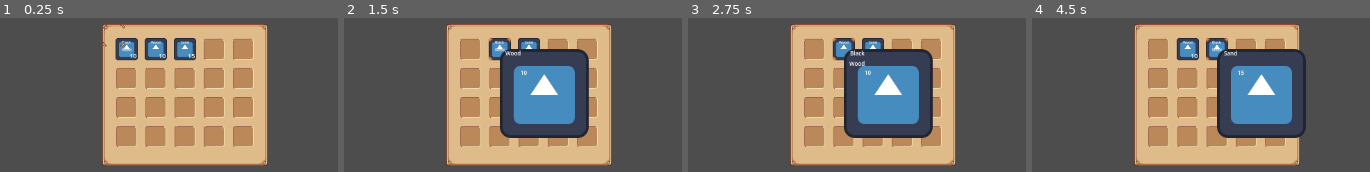
Above: before the commit, frames 1-4 (left to right).
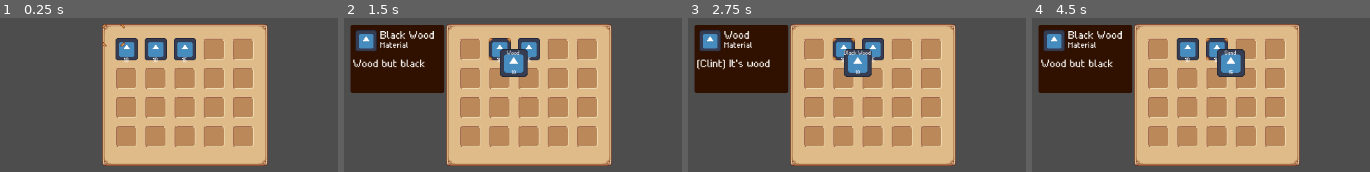
Above: after the commit, the same moments.

Repository: Sky84/merchantsofdajanla
Game: Godot game, scene res://Root.tscn
Two runs of this game, one before a commit and one after it. Both use one fixed random seed, a clock stepped at 60 frames per second and the inputs below. The engine's default icon, where the game draws it, is replaced by a stand-in: a white triangle on a blue panel in a dark square.
Inputs (mouse positions are in pixels of both pictures, inside the frame that each line leads up to):
- Up to frame 1 (0.25 s): no input
- Up to frame 2 (1.5 s): click (469, 48) at 0.5 s; click (499, 48) at 1.27 s
- Up to frame 3 (2.75 s): click (843, 48) at 2 s, where only the run before the commit has a clickable "Black Wood"
- Up to frame 4 (4.5 s): click (1187, 48) at 2.75 s, where only the run before the commit has a clickable "Wood"; click (1187, 48) at 3.5 s, where only the run after the commit has a clickable "10"; click (1217, 48) at 4.27 s

The runs differ from the first frame. In frame 1, 0.4% of the frame differs, in the area x 36-58%, y 14-30%; in frame 2, 27%; in frame 3, 27%, in the area x 1-73%, y 4-78%; in frame 4, 26%.

Commit message:
feat info panel on hover

Diff:
--- /dev/null
+++ b/Container/InfoPanelController.gd
@@ -0,0 +1,19 @@
+extends Panel
+
+@onready var name_label = $NameLabel
+@onready var type_label = $TypeLabel
+@onready var description_label = $DescriptionLabel
+@onready var icon = $Icon
+
+# Called when the node enters the scene tree for the first time.
+func _ready():
+	hide()
+	InventoryEvents.show_info_item.connect(open);
+
+func open(item: Dictionary):
+	if(!visible):
+		show();
+	name_label.text = item.name;
+	type_label.text = item.type;
+	description_label.text = item.description;
+	icon.texture = load(item.icon_path);
--- a/Container/ItemButton.gd
+++ b/Container/ItemButton.gd
@@ -1,8 +1,12 @@
 extends Button
 
-@onready var _label_name = $Name;
 @onready var _label_amount = $Amount;
 
+var _item: Dictionary;
+
 func init_item(item_data: Dictionary):
-	_label_name.text = item_data.name;
 	_label_amount.text = str(item_data.amount);
+	_item = item_data;
+
+func _on_mouse_entered():
+	InventoryEvents.show_info_item.emit(_item);
--- a/Container/ItemButton.tscn
+++ b/Container/ItemButton.tscn
@@ -1,10 +1,8 @@
 [gd_scene load_steps=4 format=3 uid="uid://b11y7fsa5p2v7"]
 
 [ext_resource type="Texture2D" uid="uid://pvm21erntbth" path="res://icon.svg" id="1_6cv8u"]
+[ext_resource type="Theme" uid="uid://bi8ntv83c31wj" path="res://Theme.tres" id="1_31o8c"]
 [ext_resource type="Script" path="res://Container/ItemButton.gd" id="2"]
-
-[sub_resource type="LabelSettings" id="LabelSettings_eybmn"]
-font_size = 5
 
 [node name="ItemButton" type="Button"]
 anchors_preset = 15
@@ -16,6 +14,7 @@
 size_flags_vertical = 4
 focus_mode = 0
 mouse_filter = 1
+theme = ExtResource("1_31o8c")
 flat = true
 script = ExtResource("2")
 
@@ -31,35 +30,23 @@
 expand_mode = 1
 stretch_mode = 5
 
-[node name="Name" type="Label" parent="."]
-layout_mode = 1
-anchors_preset = 15
-anchor_right = 1.0
-anchor_bottom = 1.0
-offset_left = 2.0
-offset_top = 2.0
-offset_right = -2.0
-offset_bottom = -2.0
-grow_horizontal = 2
-grow_vertical = 2
-label_settings = SubResource("LabelSettings_eybmn")
-horizontal_alignment = 1
-autowrap_mode = 3
-text_overrun_behavior = 4
-
 [node name="Amount" type="Label" parent="."]
 z_index = 1
 layout_mode = 1
-anchors_preset = 3
-anchor_left = 1.0
+anchors_preset = 7
+anchor_left = 0.5
 anchor_top = 1.0
-anchor_right = 1.0
+anchor_right = 0.5
 anchor_bottom = 1.0
-offset_left = -13.0
-offset_top = -16.0
-offset_right = -1.0
-grow_horizontal = 0
+offset_left = -6.0
+offset_top = -8.0
+offset_right = 6.0
+offset_bottom = 8.0
+grow_horizontal = 2
 grow_vertical = 0
 theme_override_font_sizes/font_size = 9
-horizontal_alignment = 2
-vertical_alignment = 2
+text = "99"
+horizontal_alignment = 1
+vertical_alignment = 1
+
+[connection signal="mouse_entered" from="." to="." method="_on_mouse_entered"]
--- a/Data/Items.json
+++ b/Data/Items.json
@@ -1,15 +1,20 @@
 {
     "wood": {
         "name": "Wood",
+        "type": "Material",
+        "description": "(Clint) It's wood",
         "icon_path": "res://icon.svg",
         "base_price": 10
     },
     "black_wood": {
         "name": "Black Wood",
+        "description": "Wood but black",
         "prototype": "wood"
     },
     "sand": {
         "name": "Sand",
+        "type": "Material",
+        "description": "A bunch of sand",
         "icon_path": "res://icon.svg"
     }
 }
--- a/InventoryEvents.gd
+++ b/InventoryEvents.gd
@@ -11,3 +11,5 @@
 signal visibility_current_item(value:bool);
 
 signal reset_current_item;
+
+signal show_info_item(item);
--- /dev/null
+++ b/PlayerMouseAction/player_mouse_action.tscn
@@ -0,0 +1,60 @@
+[gd_scene load_steps=6 format=3 uid="uid://dqrhq147safqm"]
+
+[ext_resource type="Theme" uid="uid://bi8ntv83c31wj" path="res://Theme.tres" id="1_0yk7w"]
+[ext_resource type="Script" path="res://PlayerMouseAction/PlayerMouseAction.gd" id="2_2hjgi"]
+[ext_resource type="Texture2D" uid="uid://pvm21erntbth" path="res://icon.svg" id="3_st76s"]
+
+[sub_resource type="LabelSettings" id="LabelSettings_myw4y"]
+font_size = 8
+
+[sub_resource type="LabelSettings" id="LabelSettings_ml5m8"]
+font_size = 8
+
+[node name="PlayerMouseAction" type="Control"]
+z_index = 2
+layout_mode = 3
+anchors_preset = 0
+offset_right = 40.0
+offset_bottom = 40.0
+mouse_filter = 2
+theme = ExtResource("1_0yk7w")
+script = ExtResource("2_2hjgi")
+
+[node name="TextureIcon" type="TextureRect" parent="."]
+layout_mode = 0
+offset_right = 40.0
+offset_bottom = 40.0
+mouse_filter = 2
+texture = ExtResource("3_st76s")
+expand_mode = 1
+stretch_mode = 5
+
+[node name="LabelName" type="Label" parent="."]
+layout_mode = 1
+anchors_preset = 15
+anchor_right = 1.0
+anchor_bottom = 1.0
+grow_horizontal = 2
+grow_vertical = 2
+text = "qsdqsd qsdqsdqsd"
+label_settings = SubResource("LabelSettings_myw4y")
+horizontal_alignment = 1
+autowrap_mode = 3
+text_overrun_behavior = 3
+
+[node name="LabelAmount" type="Label" parent="."]
+layout_mode = 1
+anchors_preset = 7
+anchor_left = 0.5
+anchor_top = 1.0
+anchor_right = 0.5
+anchor_bottom = 1.0
+offset_left = -18.0
+offset_top = -13.0
+offset_right = 19.0
+grow_horizontal = 2
+grow_vertical = 0
+text = "99"
+label_settings = SubResource("LabelSettings_ml5m8")
+horizontal_alignment = 1
+vertical_alignment = 1
--- a/Root.tscn
+++ b/Root.tscn
@@ -1,24 +1,20 @@
-[gd_scene load_steps=18 format=3 uid="uid://bv0f05ma23njp"]
+[gd_scene load_steps=19 format=3 uid="uid://tl1hl306u3ao"]
 
 [ext_resource type="Script" path="res://Container/InventoryView.gd" id="1_rqpfe"]
 [ext_resource type="PackedScene" uid="uid://b11y7fsa5p2v7" path="res://Container/ItemButton.tscn" id="2_1jyiy"]
 [ext_resource type="Script" path="res://HUDController.gd" id="2_f2rh2"]
+[ext_resource type="Theme" uid="uid://bi8ntv83c31wj" path="res://Theme.tres" id="3_bkpua"]
 [ext_resource type="PackedScene" uid="uid://b7msndjt5poq4" path="res://Container/SlotItemButton.tscn" id="3_fvd0d"]
 [ext_resource type="Script" path="res://Container/Container.gd" id="4_nvdet"]
 [ext_resource type="Texture2D" uid="uid://cd86hslikfwrg" path="res://Container/background_Inventory.png" id="5_xgam2"]
-[ext_resource type="Script" path="res://PlayerMouseAction.gd" id="5_y8xwh"]
-[ext_resource type="Texture2D" uid="uid://bh55kdohnkvd3" path="res://Container/SlotItemButton.png" id="6_txoik"]
 [ext_resource type="Texture2D" uid="uid://b3xovictnxfkq" path="res://Container/overboxinventaire.png" id="7_2iuyc"]
 [ext_resource type="Texture2D" uid="uid://depuvlnbptfgp" path="res://Dialog/infobox.png" id="8_o04mf"]
+[ext_resource type="PackedScene" uid="uid://dqrhq147safqm" path="res://PlayerMouseAction/player_mouse_action.tscn" id="9_4eyub"]
 [ext_resource type="Script" path="res://Dialog/ConfirmDialog.gd" id="9_w5px2"]
 [ext_resource type="Texture2D" uid="uid://c5lq1q4j53o5w" path="res://Dialog/buttoninfoOK.png" id="11_u6uvj"]
 [ext_resource type="Texture2D" uid="uid://2qdgjgc5uvi3" path="res://Dialog/buttoninfoNO.png" id="12_cgxjl"]
-
-[sub_resource type="LabelSettings" id="LabelSettings_myw4y"]
-font_size = 8
-
-[sub_resource type="LabelSettings" id="LabelSettings_ml5m8"]
-font_size = 8
+[ext_resource type="Texture2D" uid="uid://pvm21erntbth" path="res://icon.svg" id="14_c0as5"]
+[ext_resource type="Script" path="res://Container/InfoPanelController.gd" id="15_b1fgb"]
 
 [sub_resource type="Gradient" id="Gradient_m7jcj"]
 offsets = PackedFloat32Array(0, 0.0187668)
@@ -26,6 +22,13 @@
 
 [sub_resource type="GradientTexture1D" id="GradientTexture1D_4qsxi"]
 gradient = SubResource("Gradient_m7jcj")
+
+[sub_resource type="StyleBoxFlat" id="StyleBoxFlat_ggd2w"]
+bg_color = Color(0.188235, 0.0666667, 0, 1)
+corner_radius_top_left = 3
+corner_radius_top_right = 3
+corner_radius_bottom_right = 3
+corner_radius_bottom_left = 3
 
 [node name="Node2D" type="Node2D"]
 
@@ -53,6 +56,7 @@
 grow_vertical = 2
 size_flags_horizontal = 4
 size_flags_vertical = 4
+theme = ExtResource("3_bkpua")
 script = ExtResource("1_rqpfe")
 container_id = "player_inventory"
 _item_button_scene = ExtResource("2_1jyiy")
@@ -102,50 +106,7 @@
 theme_override_constants/v_separation = 10
 columns = 5
 
-[node name="PlayerMouseAction" type="Control" parent="CanvasLayer"]
-z_index = 2
-layout_mode = 3
-anchors_preset = 0
-offset_right = 40.0
-offset_bottom = 40.0
-mouse_filter = 2
-script = ExtResource("5_y8xwh")
-
-[node name="TextureIcon" type="TextureRect" parent="CanvasLayer/PlayerMouseAction"]
-layout_mode = 0
-offset_right = 40.0
-offset_bottom = 40.0
-mouse_filter = 2
-texture = ExtResource("6_txoik")
-
-[node name="LabelName" type="Label" parent="CanvasLayer/PlayerMouseAction"]
-layout_mode = 1
-anchors_preset = 15
-anchor_right = 1.0
-anchor_bottom = 1.0
-grow_horizontal = 2
-grow_vertical = 2
-text = "qsdqsd qsdqsdqsd"
-label_settings = SubResource("LabelSettings_myw4y")
-horizontal_alignment = 1
-autowrap_mode = 3
-text_overrun_behavior = 3
-
-[node name="LabelAmount" type="Label" parent="CanvasLayer/PlayerMouseAction"]
-layout_mode = 1
-anchors_preset = 3
-anchor_left = 1.0
-anchor_top = 1.0
-anchor_right = 1.0
-anchor_bottom = 1.0
-offset_left = -37.0
-offset_top = -24.0
-grow_horizontal = 0
-grow_vertical = 0
-text = "99"
-label_settings = SubResource("LabelSettings_ml5m8")
-horizontal_alignment = 2
-vertical_alignment = 2
+[node name="PlayerMouseAction" parent="CanvasLayer" instance=ExtResource("9_4eyub")]
 
 [node name="ConfirmDialog" type="Panel" parent="CanvasLayer"]
 visible = false
@@ -160,6 +121,7 @@
 grow_horizontal = 2
 grow_vertical = 2
 mouse_filter = 1
+theme = ExtResource("3_bkpua")
 script = ExtResource("9_w5px2")
 metadata/_edit_use_anchors_ = true
 
@@ -242,4 +204,68 @@
 texture_normal = ExtResource("12_cgxjl")
 stretch_mode = 5
 
+[node name="InfoPanel" type="Panel" parent="CanvasLayer"]
+anchors_preset = 8
+anchor_left = 0.5
+anchor_top = 0.5
+anchor_right = 0.5
+anchor_bottom = 0.5
+offset_left = -257.0
+offset_top = -101.0
+offset_right = -122.0
+offset_bottom = -3.0
+grow_horizontal = 2
+grow_vertical = 2
+theme = ExtResource("3_bkpua")
+theme_override_styles/panel = SubResource("StyleBoxFlat_ggd2w")
+script = ExtResource("15_b1fgb")
+
+[node name="NameLabel" type="RichTextLabel" parent="CanvasLayer/InfoPanel"]
+layout_mode = 1
+anchors_preset = -1
+anchor_left = 0.318519
+anchor_top = 0.0408163
+anchor_right = 1.00741
+anchor_bottom = 0.27551
+grow_horizontal = 0
+text = "Carotte"
+fit_content_height = true
+metadata/_edit_use_anchors_ = true
+
+[node name="TypeLabel" type="RichTextLabel" parent="CanvasLayer/InfoPanel"]
+layout_mode = 1
+anchors_preset = 15
+anchor_right = 1.0
+anchor_bottom = 1.0
+offset_left = 43.0
+offset_top = 21.0
+offset_bottom = -49.0
+grow_horizontal = 2
+grow_vertical = 2
+theme_override_font_sizes/normal_font_size = 12
+text = "Aliment"
+
+[node name="DescriptionLabel" type="RichTextLabel" parent="CanvasLayer/InfoPanel"]
+layout_mode = 1
+anchors_preset = 15
+anchor_right = 1.0
+anchor_bottom = 1.0
+offset_left = 4.0
+offset_top = 45.0
+offset_right = -4.0
+offset_bottom = -3.0
+grow_horizontal = 2
+grow_vertical = 2
+text = "C'est bon pour la santé"
+
+[node name="Icon" type="TextureRect" parent="CanvasLayer/InfoPanel"]
+layout_mode = 0
+offset_left = 7.0
+offset_top = 6.0
+offset_right = 38.0
+offset_bottom = 40.0
+texture = ExtResource("14_c0as5")
+expand_mode = 1
+stretch_mode = 5
+
 [connection signal="button_up" from="CanvasLayer/ConfirmDialog/CancelButton" to="CanvasLayer/ConfirmDialog" method="_on_cancel_button_button_up"]
--- /dev/null
+++ b/Theme.tres
@@ -0,0 +1,6 @@
+[gd_resource type="Theme" load_steps=2 format=3 uid="uid://bi8ntv83c31wj"]
+
+[ext_resource type="FontFile" uid="uid://dguvsf2vek1bd" path="res://NFPixels-Regular.ttf" id="1_ayebw"]
+
+[resource]
+default_font = ExtResource("1_ayebw")
Binary file added: NFPixels-Regular.ttf
Not shown, added: NFPixels-Regular.ttf.import
Renamed: PlayerMouseAction.gd -> PlayerMouseAction/PlayerMouseAction.gd
Not shown, removed: README.md
